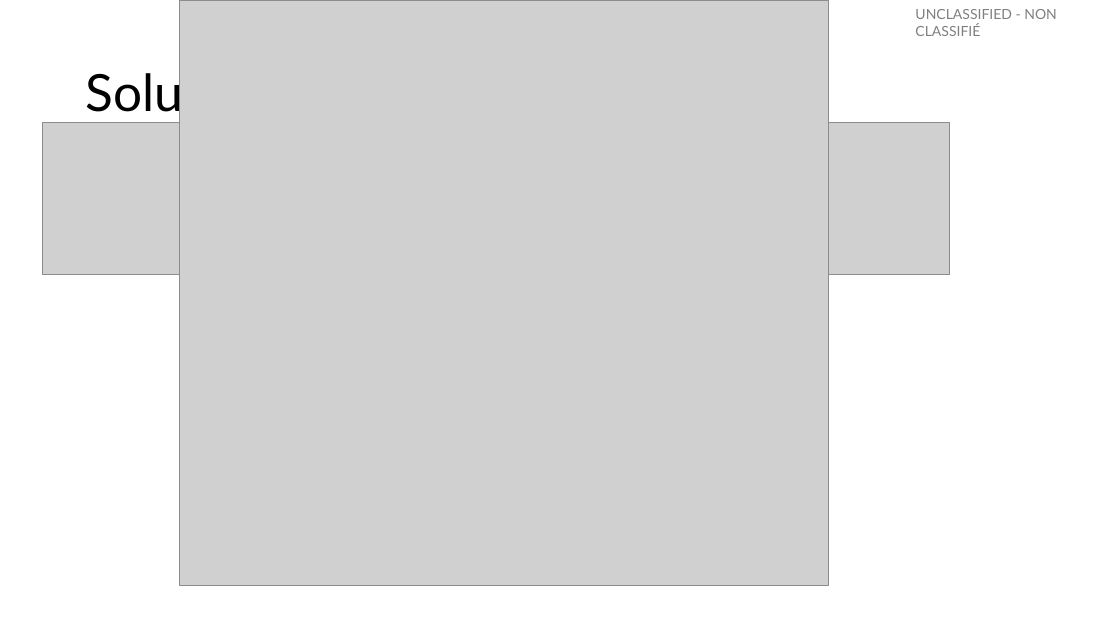
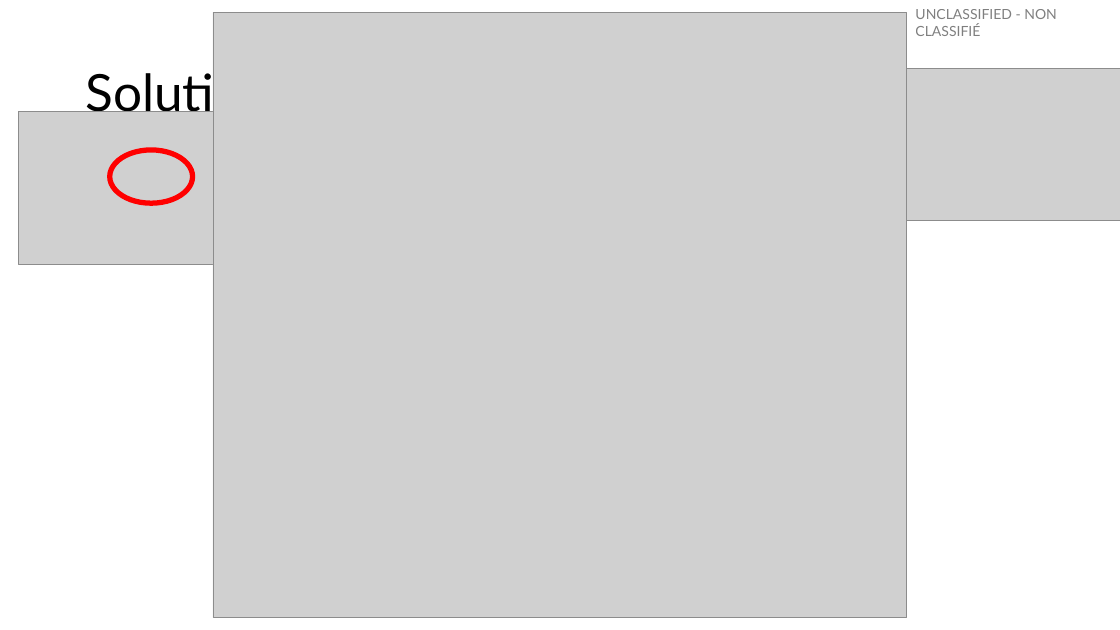
Before and after one commit to OttawaVisuals/EscapeBackpack, a slide deck: slide 15 of Hiking_Trip/Helper_Graphs.pptx (slide 14 before the commit). Drawn at 1120x630 pixels with LibreOffice and Linux fonts; fonts in the diff are those of the drawing; grey boxes stand for pictures. Boxes give left, top, right and bottom in pixels: in the first picture for what was removed or moved away, otherwise in the second. Text is boxed around its words. In the diff, an @@ line names an element or a change of style, - is before the commit and + after.

```diff
--- a/Hiking_Trip/Helper_Graphs.pptx
+++ b/Hiking_Trip/Helper_Graphs.pptx
@@ picture: place and size @@
-picture at bbox=[180, 0, 828, 586]
+picture at bbox=[213, 13, 907, 618]
@@ picture added at bbox=[308, 69, 1120, 221] @@
@@ picture added at bbox=[18, 112, 838, 264] @@
@@ picture removed at bbox=[43, 123, 488, 274] @@
@@ picture removed at bbox=[504, 123, 949, 275] @@
@@ ellipse added at bbox=[110, 150, 193, 203], outline #FF0000 4.5 pt @@
```
Also in this commit, not shown: 4 other slides changed, 1 slide added, 35 other files.
